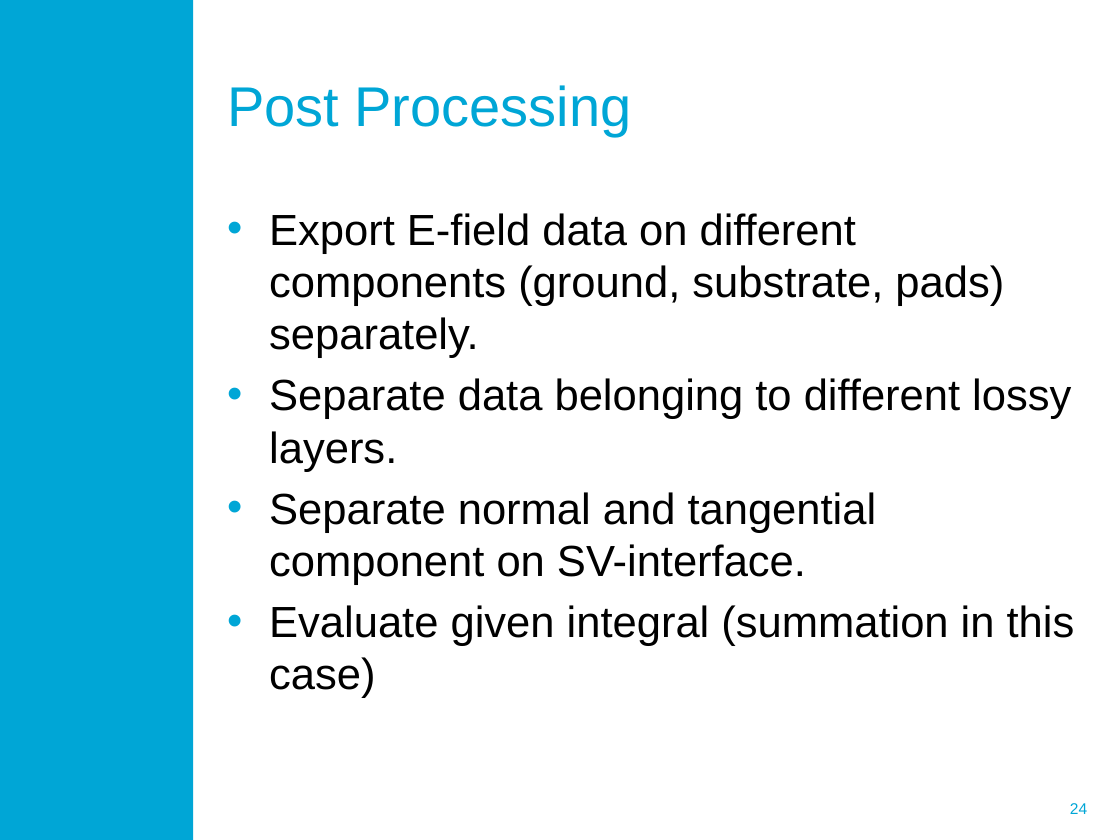
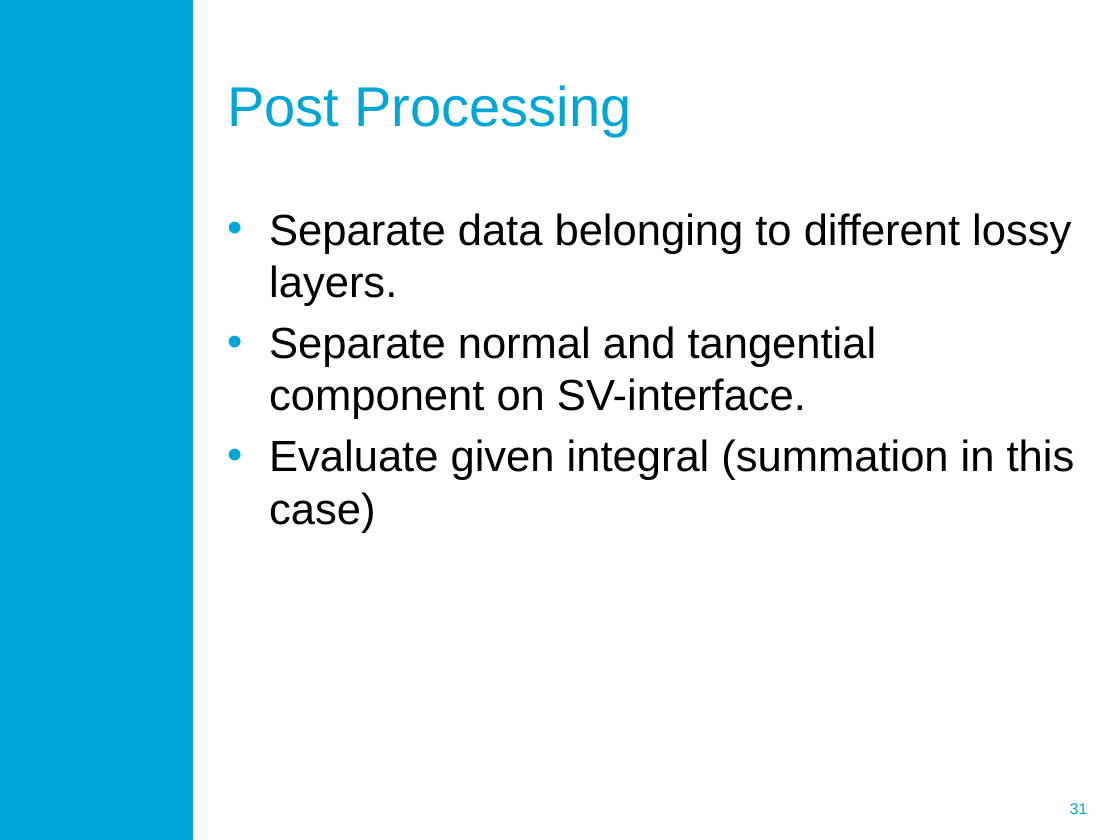
Before and after one commit to RickKoster/BEP, a slide deck: slide 31 of Thesis/progress meeting presentation.pptx (slide 24 before the commit). Drawn at 1120x840 pixels with LibreOffice and Linux fonts; fonts in the diff are those of the drawing; background and template pictures are left out. Boxes give left, top, right and bottom in pixels: in the first picture for what was removed or moved away, otherwise in the second. Text is boxed around its words. In the diff, an @@ line names an element or a change of style, - is before the commit and + after.

```diff
--- a/Thesis/progress meeting presentation.pptx
+++ b/Thesis/progress meeting presentation.pptx
@@ text at bbox=[269, 213, 1004, 358]: paragraph removed @@
-• Export E-field data on different components (ground, substrate, pads) separately.
@@ page number at bbox=[1070, 803, 1087, 814]: text changed @@
-24
+31
```
Also in this commit, not shown: 6 other slides changed, 13 slides added, 2 other files.
